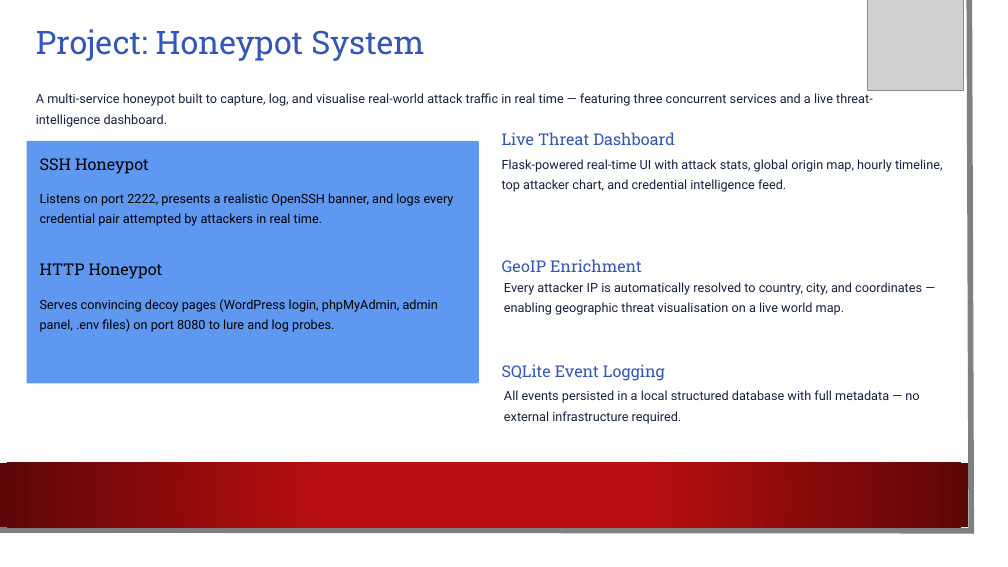
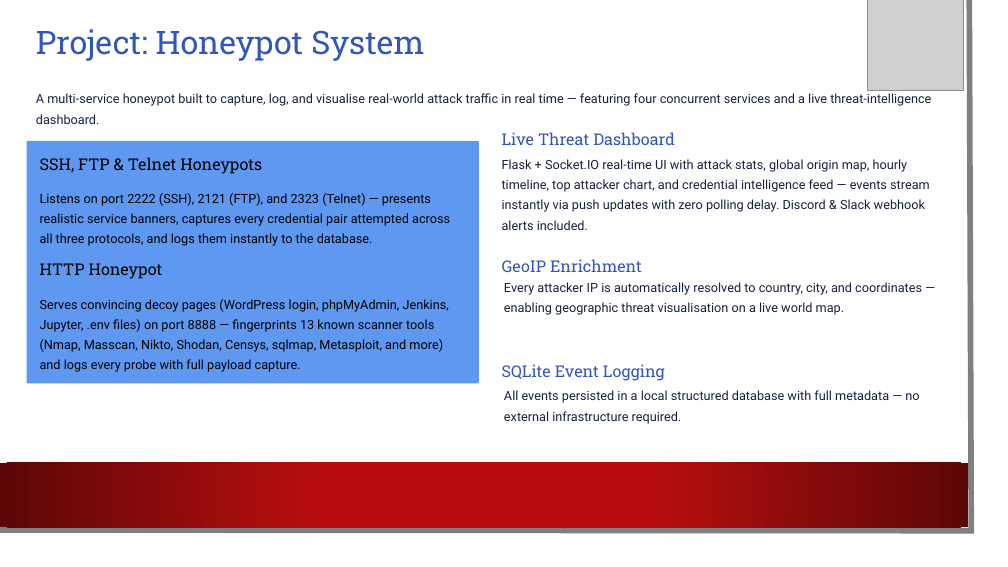
Before and after one commit to Majorwhiskey/honeypot, a slide deck: slide 7 of Review_PPT (1).pptx. Drawn at 1008x567 pixels with LibreOffice and Linux fonts; fonts in the diff are those of the drawing; grey boxes stand for pictures; background and template pictures are left out. Boxes give left, top, right and bottom in pixels: in the first picture for what was removed or moved away, otherwise in the second. Text is boxed around its words. In the diff, an @@ line names an element or a change of style, - is before the commit and + after.

```diff
--- a/Review_PPT (1).pptx
+++ b/Review_PPT (1).pptx
@@ text at bbox=[36, 93, 931, 124]: text changed @@
-A multi-service honeypot built to capture, log, and visualise real-world attack traffic in real time — featuring three concurrent services and a live threat-intelligence dashboard.
+A multi-service honeypot built to capture, log, and visualise real-world attack traffic in real time — featuring four concurrent services and a live threat-intelligence dashboard.
@@ text at bbox=[40, 157, 262, 174]: text changed @@
-SSH Honeypot
+SSH, FTP & Telnet Honeypots
@@ text at bbox=[502, 159, 930, 230]: text changed @@
-Flask-powered real-time UI with attack stats, global origin map, hourly timeline, top attacker chart, and credential intelligence feed.
+Flask + Socket.IO real-time UI with attack stats, global origin map, hourly timeline, top attacker chart, and credential intelligence feed — events stream instantly via push updates with zero polling delay. Discord & Slack webhook alerts included.
@@ text at bbox=[40, 193, 450, 246]: text changed @@
-Listens on port 2222, presents a realistic OpenSSH banner, and logs every credential pair attempted by attackers in real time.
+Listens on port 2222 (SSH), 2121 (FTP), and 2323 (Telnet) — presents realistic service banners, captures every credential pair attempted across all three protocols, and logs them instantly to the database.
@@ text at bbox=[40, 299, 449, 372]: text changed @@
-Serves convincing decoy pages (WordPress login, phpMyAdmin, admin panel, .env files) on port 8080 to lure and log probes.
+Serves convincing decoy pages (WordPress login, phpMyAdmin, Jenkins, Jupyter, .env files) on port 8888 — fingerprints 13 known scanner tools (Nmap, Masscan, Nikto, Shodan, Censys, sqlmap, Metasploit, and more) and logs every probe with full payload capture.
```
Also in this commit, not shown: 6 other slides changed, 2 other files.
